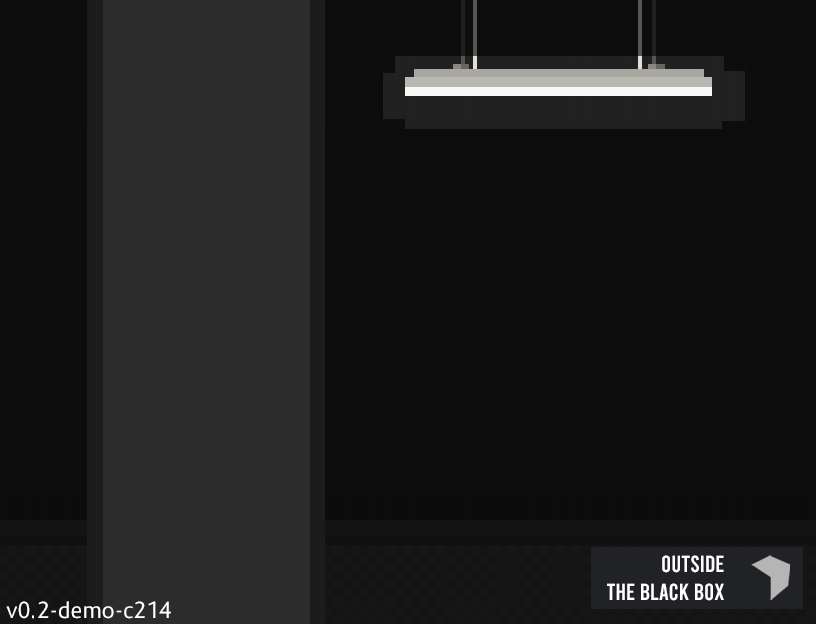
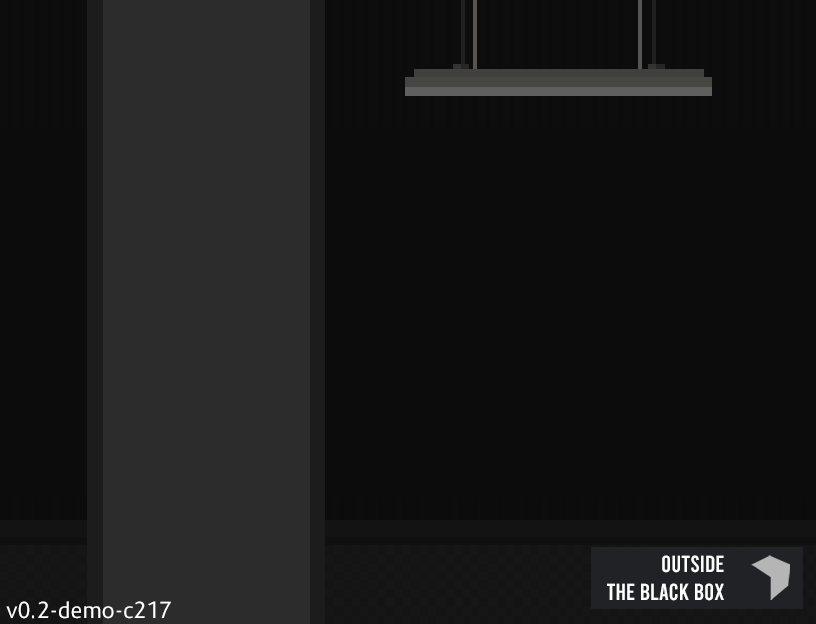
Layers edited between the first and the second 816x624 image:
renamed "v0.2-demo-c214" to "v0.2-demo-c217", painted on it over [159, 601, 171, 618]
hid "Light on" over [383, 56, 745, 129]
